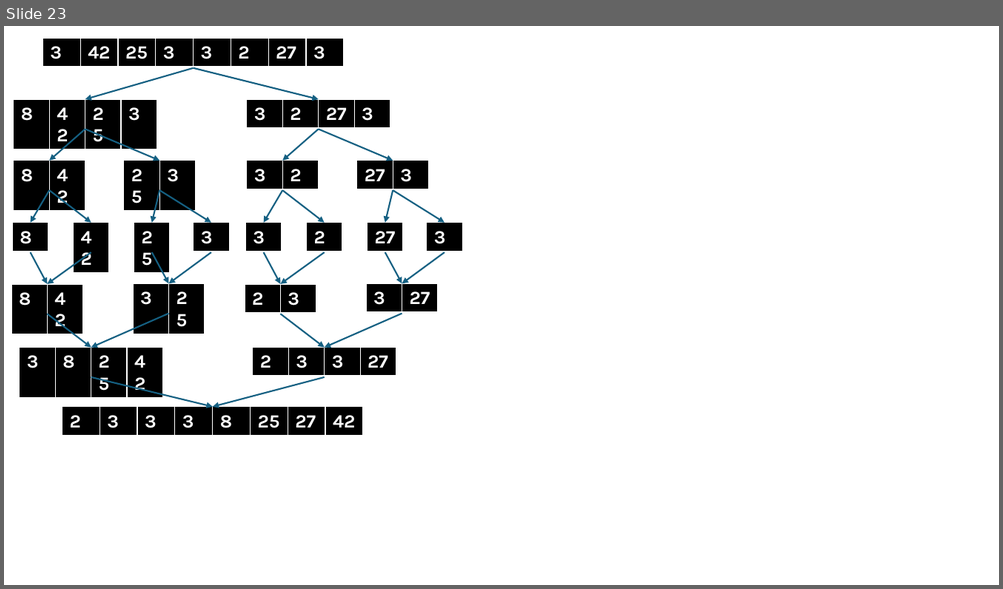
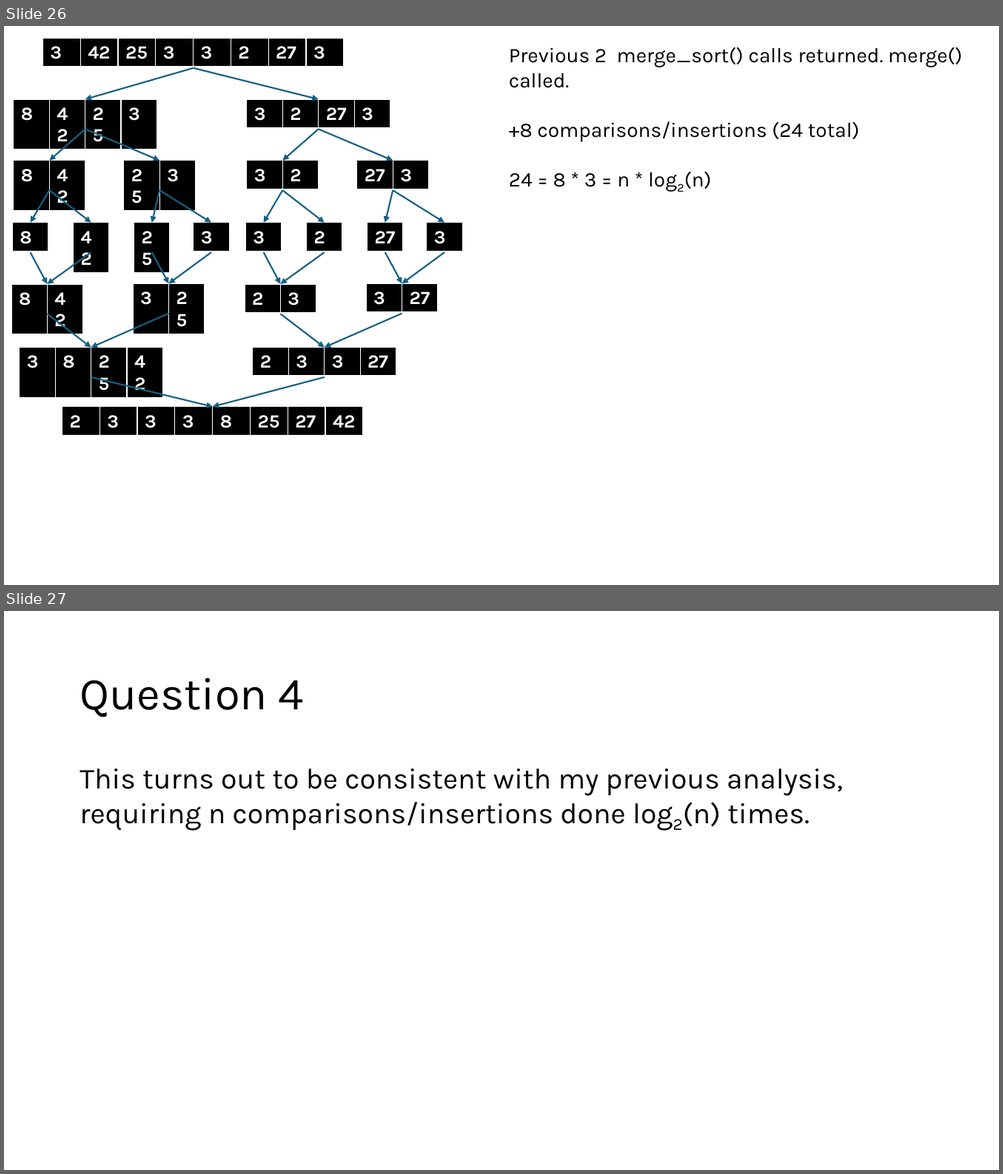
Before and after one commit to stephen-ravelo-ucalgary/ensf338_lab03, a slide deck: ex1.pptx. Shown one above the other, each under a label of ours: slide 23 before the commit, slides 26 and 27 after it. The pictures are 1003x589 and 1003x1174 pixels, drawn with LibreOffice and Linux fonts; fonts in the diff are those of the drawing. Boxes give left, top, right and bottom in pixels: in the first picture for what was removed or moved away, otherwise in the second. Text is boxed around its words. In the diff, an @@ line names an element or a change of style, - is before the commit and + after.

```diff
--- a/ex1.pptx
+++ b/ex1.pptx
@@ slide 27 added at <box>4,611,999,1170</box>, background #FFFFFF @@
@@ title added at <box>79,678,304,718</box>, 44 pt, text #000000 @@
+Question 4
@@ text added at <box>79,769,842,831</box>, 28 pt, text #000000 @@
+This turns out to be consistent with my previous analysis, requiring n comparisons/insertions done log2(n) times.
@@ what was slide 23 is now slide 26 @@
@@ slide 26 changed as well @@
@@ text added at <box>509,47,962,189</box>, 20 pt, text #000000 @@
+Previous 2 merge_sort() calls returned. merge() called.
++8 comparisons/insertions (24 total)
+24 = 8 * 3 = n * log2(n)
```
Also in this commit, not shown: 22 other slides changed, 3 other slides added, 2 other files.
